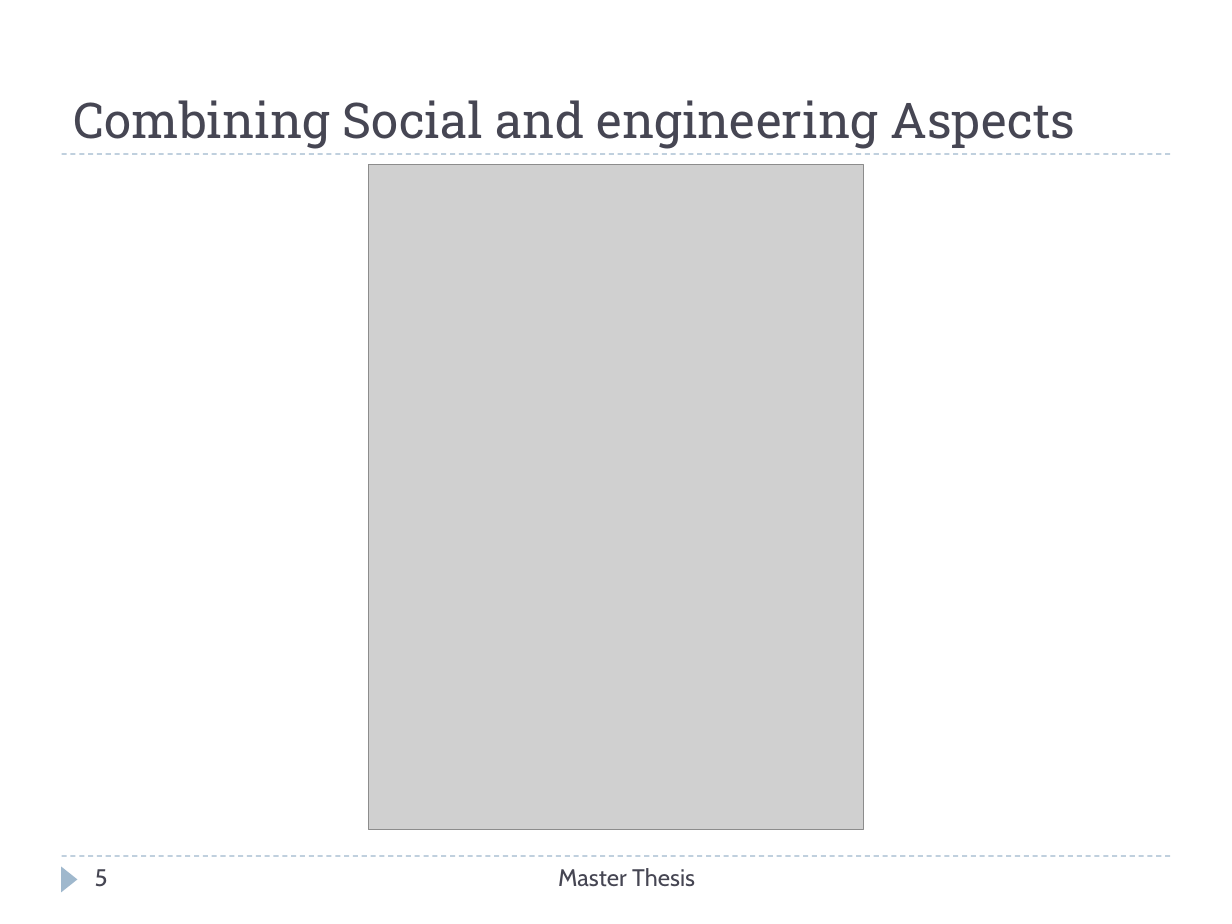
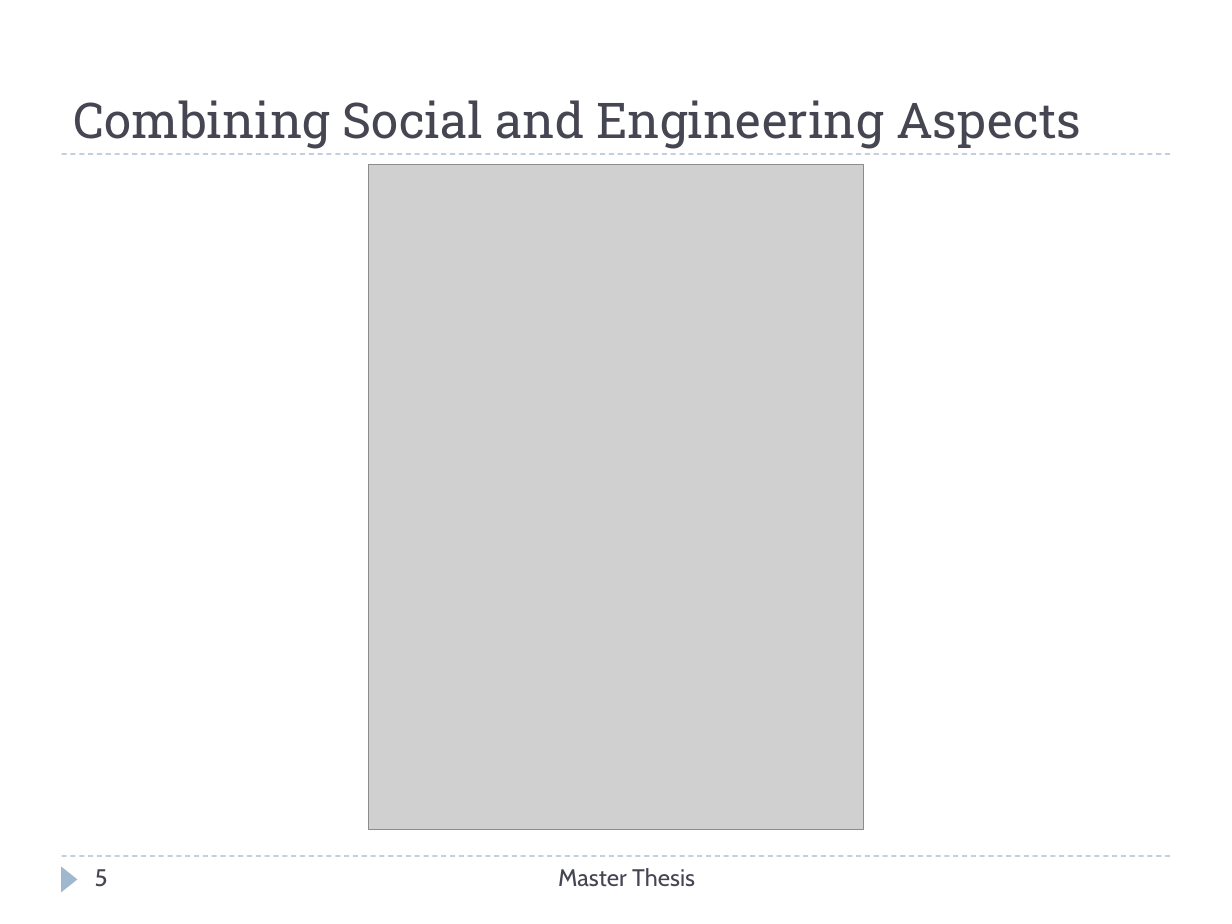
Before and after one commit to Christos-Papoulas/master_thesis, a slide deck: slide 5 of presentation/presentation.pptx. Drawn at 1232x924 pixels with LibreOffice and Linux fonts; fonts in the diff are those of the drawing; grey boxes stand for pictures. Boxes give left, top, right and bottom in pixels: in the first picture for what was removed or moved away, otherwise in the second. Text is boxed around its words. In the diff, an @@ line names an element or a change of style, - is before the commit and + after.

```diff
--- a/presentation/presentation.pptx
+++ b/presentation/presentation.pptx
@@ title at bbox=[74, 100, 1081, 149]: text changed @@
-Combining Social and engineering Aspects
+Combining Social and Engineering Aspects
```
Also in this commit, not shown: 14 other slides changed, 1 slide removed, 10 other files.
